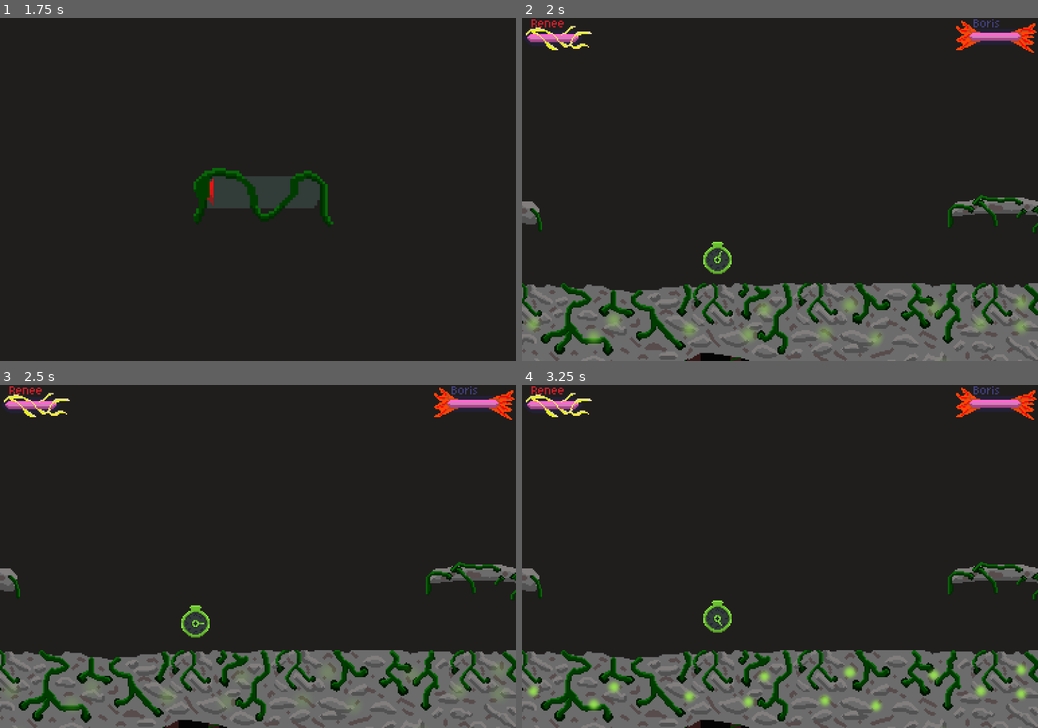
Above: before the commit, frames 1-4 (two rows, left to right).
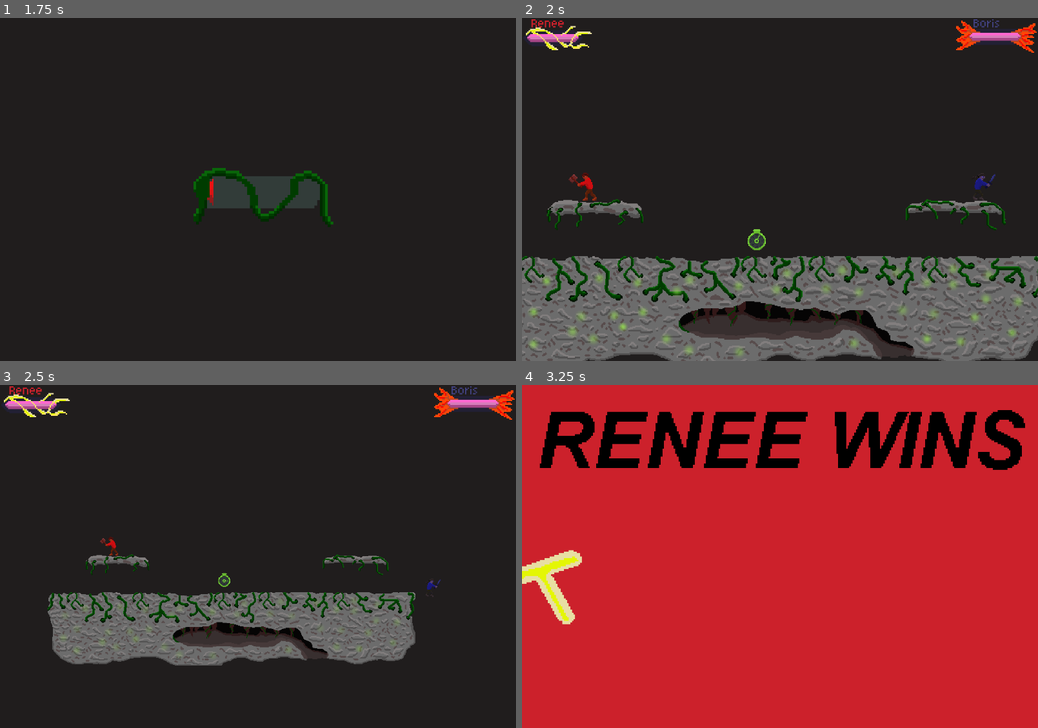
Above: after the commit, the same moments.

Repository: Justiniscoding/HavenHamilton
Game: Godot game, scene res://Scenes/menu.tscn
Two runs of this game, one before a commit and one after it. Both use one fixed random seed, a clock stepped at 60 frames per second and the inputs below. Sound files missing from this copy of the repository are replaced by a short silence.
Inputs (mouse positions are in pixels of both pictures, inside the frame that each line leads up to):
- Up to frame 1 (1.75 s): click (139, 271) at 0.5 s; tap Enter (Set1) at 1.25, 1.35 s; hold Right (right1) from 1.28 s (still down)
- Up to frame 2 (2 s): keep holding Right (right1)
- Up to frame 3 (2.5 s): keep holding Right (right1); tap S (down2) at 2.1 s
- Up to frame 4 (3.25 s): release Right (right1) at 2.78 s; hold Left (left1) from 2.78 s (still down); tap A (left2) at 2.85 s

Frame 1 is identical in both runs. In frame 2, 23% of the frame differs, in the area x 0-100%, y 45-100%; in frame 3, 34%; in frame 4, 100%, in the area x 0-100%, y 0-100%.

Commit message:
fix merge conflict with players

Diff:
--- a/Scenes/game.tscn
+++ b/Scenes/game.tscn
@@ -120,7 +120,7 @@
 position = Vector2(93, 3)
 stream = ExtResource("1_wowpa")
 
-[node name="Player2" parent="." unique_id=297062209 instance=ExtResource("1_ebmjs")]
+[node name="Player" parent="." unique_id=297062209 instance=ExtResource("1_ebmjs")]
 modulate = Color(0.9490196, 0.9490196, 0.9490196, 1)
 position = Vector2(230, -19)
 
@@ -130,8 +130,8 @@
 [node name="Camera2D" type="Camera2D" parent="." unique_id=1575957073 node_paths=PackedStringArray("player1", "player2")]
 position = Vector2(56, -7)
 script = ExtResource("3_1l0tm")
-player1 = NodePath("../Player2")
-player2 = NodePath("")
+player1 = NodePath("../Player")
+player2 = NodePath("../Player2")
 
 [node name="MainThemeLoopPlayer" type="AudioStreamPlayer2D" parent="." unique_id=441424644]
 stream = ExtResource("5_1l0tm")
